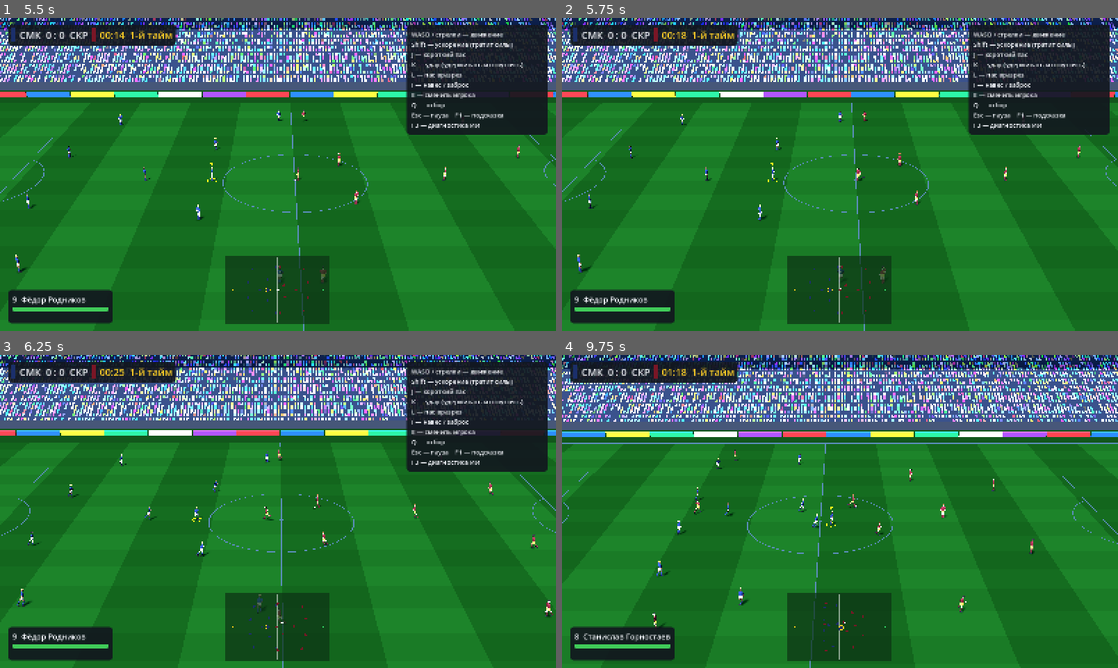
Above: before the commit, frames 1-4 (two rows, left to right).
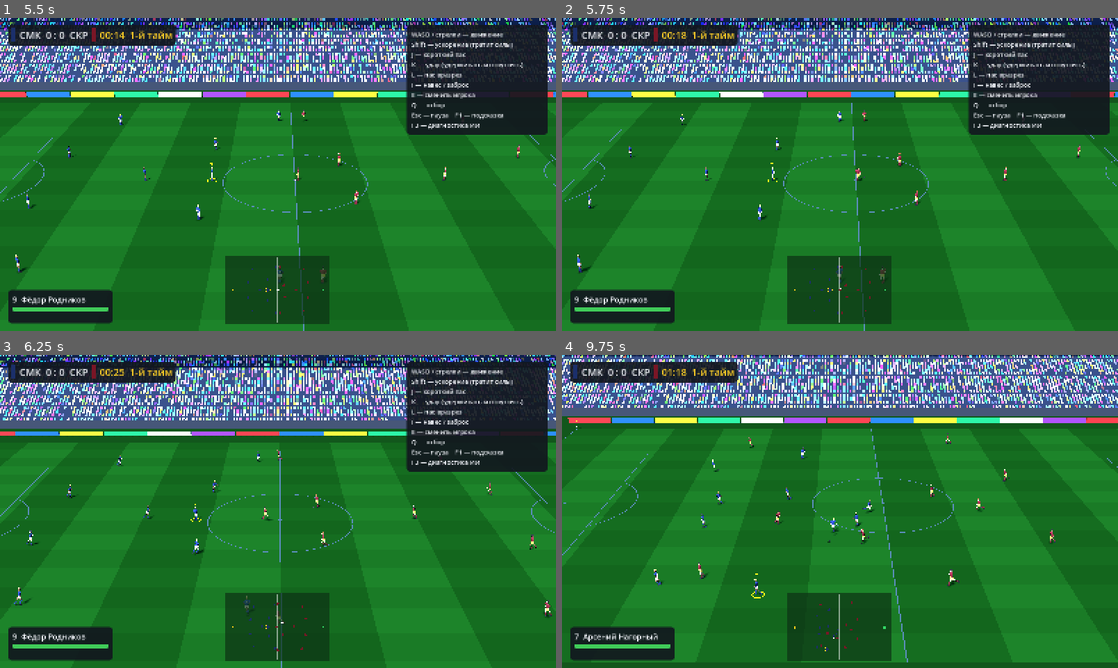
Above: after the commit, the same moments.

Repository: Vetal323232/football
Game: Godot game, scene res://scenes/main_menu.tscn
Two runs of this game, one before a commit and one after it. Both use one fixed random seed, a clock stepped at 60 frames per second and the inputs below.
Inputs (mouse positions are in pixels of both pictures, inside the frame that each line leads up to):
- Up to frame 1 (5.5 s): click "Быстрый матч" at 0.5 s; click "Начать матч" at 1.25 s; move the mouse to (400, 158) at 2.02 s; hold D (move_right) 2.03-2.75 s; hold I (lob) 2.03-2.75 s; click (400, 158) at 2.17 s; tap J (pass) at 2.3, 5.3 s; drag from (166, 190) to (250, 237) at 2.77 s; move the mouse to (333, 105) at 3.52 s; hold D (move_right) 3.53-4.25 s; hold Q (tackle) 3.53-4.25 s; tap L (through) at 3.8 s; drag from (250, 237) to (111, 127) at 4.27 s; move the mouse to (444, 221) at 5.02 s; hold A (move_left) from 5.03 s (still down); hold I (lob) from 5.03 s (still down)
- Up to frame 2 (5.75 s): keep holding A (move_left); keep holding I (lob)
- Up to frame 3 (6.25 s): release A (move_left) at 5.75 s; release I (lob) at 5.75 s; drag from (111, 464) to (194, 433) at 5.77 s
- Up to frame 4 (9.75 s): move the mouse to (867, 511) at 6.52 s; hold S (move_down) 6.53-7.25 s; hold K (shoot) 6.53-7.25 s; click (867, 511) at 6.67 s; tap L (through) at 6.8 s; drag from (756, 433) to (728, 527) at 7.27 s; move the mouse to (962, 495) at 8.02 s; hold W (move_up) 8.03-8.75 s; hold E (switch_player) 8.03-8.75 s; tap J (pass) at 8.3 s; drag from (728, 527) to (812, 574) at 8.77 s; move the mouse to (895, 442) at 9.52 s; hold S (move_down) from 9.53 s (still down); hold L (through) from 9.53 s (still down)

Frame 1 is identical in both runs. In frame 2, 0.6% of the frame differs, in the area x 0-100%, y 0-96%; in frame 3, 6.1%; in frame 4, 40%, in the area x 0-100%, y 0-100%.

Commit message:
Tune AI: pass model, shot value scale, crosses, runs, defensive reaction
Co-Authored-By: Claude Fable 5.2 <noreply@anthropic.com>
Claude-Session: https://claude.ai/code/session_01UacX8b1Wvx58s7K9kPY5Zd

Diff:
--- a/src/ai/ai_shape.gd
+++ b/src/ai/ai_shape.gd
@@ -51,8 +51,8 @@
 
 
 static func defence_line_x(b: Vector2, tac: TeamTactics) -> float:
-	var gap := clampf((b.x + Pitch.HALF_L) * 0.36, 5.0, 21.0)
-	var max_line := lerpf(-17.0, -3.0, tac.line_height)
+	var gap := clampf((b.x + Pitch.HALF_L) * 0.42, 5.0, 24.0)
+	var max_line := lerpf(-24.0, -8.0, tac.line_height)
 	return clampf(b.x - gap, -Pitch.HALF_L + 6.5, max_line)
 
 
--- a/src/ai/match_report.gd
+++ b/src/ai/match_report.gd
@@ -25,6 +25,9 @@
 var shot_dist_sum := 0.0
 var shots := 0
 var min_pair_sum := 0.0
+var loss_causes := {}
+var _last_cause := ""
+var _last_kick_label := ""
 
 
 func attach(sim_: MatchSim, verbose_ := false) -> void:
@@ -38,6 +41,7 @@
 		&"kick":
 			var k := int(data["kind"])
 			kicks_by_kind[k] = int(kicks_by_kind.get(k, 0)) + 1
+			_last_cause = ["pass", "through", "lob", "shot", "clear"][k]
 			var p: SimPlayer = sim.players[int(data["player"])]
 			if k == KickRequest.Kind.SHOT:
 				var tm := sim.teams[p.team]
@@ -60,6 +64,21 @@
 				decisions[lbl] = int(decisions.get(lbl, 0)) + 1
 		&"possession":
 			pass_chain.clear()
+			var np: SimPlayer = sim.players[int(data["player"])]
+			var loser := sim.teams[1 - np.team]
+			var lx := np.pos.x * loser.dir
+			var zone := "own3" if lx < -17.5 else ("mid3" if lx < 17.5 else "att3")
+			var key := "%s:%s" % [zone, _last_cause if _last_cause != "" else "?"]
+			loss_causes[key] = int(loss_causes.get(key, 0)) + 1
+			_last_cause = ""
+		&"tackle":
+			if data["won"]:
+				_last_cause = "tackle"
+		&"deflect":
+			if _last_cause == "":
+				_last_cause = "deflect"
+		&"save":
+			_last_cause = "save"
 		&"goal":
 			var sc := int(data["scorer"])
 			goals.append(data.duplicate())
@@ -147,5 +166,11 @@
 	out.append("  ball crowd avg %.2f max %d | swarm %.1f%% | min teammate gap avg %.1fm | thirds %2.0f/%2.0f/%2.0f%% | ping-pong %d | stalls %d" % [
 		crowd_sum / s, crowd_max, 100.0 * swarm_ticks / s, min_pair_sum / (2.0 * s), 100.0 * third_ticks[0] / s, 100.0 * third_ticks[1] / s, 100.0 * third_ticks[2] / s, ping_pong, sim.stalls])
 	out.append("  shots avg dist %.1fm, long(>28m) %d | restarts %s | max restart wait %.1fs | max keeper hold %.1fs" % [shot_dist_sum / maxf(1, shots), long_shots, str(restarts), max_restart_wait, max_keeper_hold])
+	var lc := loss_causes.keys()
+	lc.sort()
+	var lcs := PackedStringArray()
+	for k2: String in lc:
+		lcs.append("%s %d" % [k2, loss_causes[k2]])
+	out.append("  possession losses (zone of losing team : cause): %s" % ", ".join(lcs))
 	out.append("  kicks: %s | decisions T0 %s | T1 %s" % [str(decisions), str(sim.teams[0].ai.decision_counts), str(sim.teams[1].ai.decision_counts)])
 	return "\n".join(out)
--- a/src/ai/team_ai.gd
+++ b/src/ai/team_ai.gd
@@ -333,7 +333,8 @@
 	else:
 		var theirs_pass := b.in_pass and b.kicker >= 0
 		if theirs_pass:
-			if our_eta < opp_eta - 0.05 or our_eta < 0.6:
+			# Defenders need a reaction time to read an opponent's pass.
+			if now - b.kick_tick * MatchSim.DT >= tac.reaction_time and (our_eta < opp_eta - 0.05 or our_eta < 0.6):
 				chaser_id = best_id
 		else:
 			chaser_id = best_id
@@ -379,7 +380,7 @@
 	if fl.x > _progress_x + 4.0:
 		_progress_x = fl.x
 		_progress_t = now
-	impatience = clampf((now - _progress_t - 3.0) / 6.0, 0.0, 1.0)
+	impatience = clampf((now - _progress_t - 2.0) / 5.0, 0.0, 1.0)
 
 	var bs := signf(fl.y) if absf(fl.y) > 4.0 else 0.0
 	var carrier_role := -1
--- a/src/sim/game_tuning.gd
+++ b/src/sim/game_tuning.gd
@@ -57,13 +57,13 @@
 @export var kick_lock_time := 0.32
 
 @export_group("Kicking")
-@export var pass_arrive_speed := 8.5
+@export var pass_arrive_speed := 10.0
 @export var pass_speed_max := 24.0
 @export var shot_speed_min := 17.0
 @export var shot_speed_base := 26.0
 @export var shot_speed_attr := 6.0
-@export var pass_error_bad := 0.075
-@export var pass_error_good := 0.014
+@export var pass_error_bad := 0.06
+@export var pass_error_good := 0.01
 @export var shot_error_bad := 0.085
 @export var shot_error_good := 0.022
 @export var loft_error_mult := 1.5
@@ -98,7 +98,7 @@
 @export_group("AI timing")
 @export var team_update_ticks := 6
 @export var onball_decision_time := 0.15
-@export var settle_time := 0.28
+@export var settle_time := 0.2
 @export var dribble_commit_time := 0.4
 @export var press_switch_margin := 0.45
 @export var press_min_commit := 1.0
@@ -115,9 +115,9 @@
 @export var pass_margin_soft := 0.2
 @export var hold_decay := 0.012
 @export var impatience_gain := 0.03
-@export var shot_min_xg := 0.03
-@export var goal_value := 2.2
-@export var progress_bonus := 0.012
+@export var shot_min_xg := 0.025
+@export var goal_value := 2.6
+@export var progress_bonus := 0.04
 @export var through_arrive_speed := 8.0
 @export var xg_scale := 1.0
 @export var support_dist_min := 7.0
--- a/src/sim/match_sim.gd
+++ b/src/sim/match_sim.gd
@@ -440,9 +440,9 @@
 	if dead_ball or from_hands:
 		sigma *= 0.6
 	else:
-		sigma *= 1.0 + 0.5 * minf(SimQuery.pressure(self, p), 1.5)
-		sigma *= 1.0 + 0.6 * p.vel.length() / p.top_speed(tn)
-		sigma *= 1.0 + 0.9 * absf(p.facing.angle_to(k.dir)) / PI
+		sigma *= 1.0 + 0.35 * minf(SimQuery.pressure(self, p), 1.5)
+		sigma *= 1.0 + 0.35 * p.vel.length() / p.top_speed(tn)
+		sigma *= 1.0 + 0.5 * absf(p.facing.angle_to(k.dir)) / PI
 		if first_time:
 			sigma *= tn.first_time_error_mult
 	if not p.is_human:
@@ -724,6 +724,8 @@
 	var best: SimPlayer = null
 	var best_d := INF
 	var best_hands := false
+	var fresh_kick := ball.in_pass and tick - ball.kick_tick < 8 and ball.kicker >= 0
+	var kick_team := players[ball.kicker].team if ball.kicker >= 0 else -1
 	for p in players:
 		if not p.can_touch_ball() and not (p.is_keeper() and p.dive_t > 0.0):
 			continue
@@ -731,6 +733,9 @@
 			continue
 		var d := p.pos.distance_to(ball.pos)
 		if d > 2.0:
+			continue
+		# A freshly struck ball can only be blocked from in front, not grabbed from beside/behind.
+		if fresh_kick and p.team != kick_team and ball.vel.dot(p.pos - ball.pos) <= 0.0:
 			continue
 		var hands := _may_handle(p)
 		var ok := false
--- /dev/null
+++ b/tools/probe_int.gd
@@ -0,0 +1,42 @@
+extends SceneTree
+## Debug: list intercepted passes with the passer's own estimate.
+func _init() -> void:
+	var sim := MatchSim.new()
+	sim.init_match(MatchSetup.exhibition(3), load("res://data/tuning/default_tuning.tres"))
+	var last := {}
+	var n := [0]
+	sim.event.connect(func(kind: StringName, data: Dictionary) -> void:
+		if kind == &"kick":
+			var p: SimPlayer = sim.players[int(data["player"])]
+			var ag: AIAgent = sim.teams[p.team].ai.agents[p.id]
+			var opp := []
+			for id in sim.teams[1 - p.team].player_ids:
+				var o: SimPlayer = sim.players[id]
+				opp.append([id, o.pos, o.vel])
+			last.clear()
+			last.merge({"t": sim.tick, "p": p.id, "label": ag.decision_label, "from": sim.ball.pos, "target": sim.ball.kick_target, "recv": int(data["receiver"]),
+				"pp": (ag.options[0]["p"] if ag.options.size() > 0 else -1.0), "opp": opp, "vel": sim.ball.vel, "press": SimQuery.pressure(sim, p),
+				"recv_pos": sim.players[int(data["receiver"])].pos if int(data["receiver"]) >= 0 else Vector2.ZERO})
+		elif kind == &"possession" and not last.is_empty():
+			var q: SimPlayer = sim.players[int(data["player"])]
+			var kp: SimPlayer = sim.players[int(last["p"])]
+			if q.team != kp.team and n[0] < 14 and str(last["label"]).begins_with("pass"):
+				n[0] += 1
+				var seg: Vector2 = (last["target"] as Vector2) - (last["from"] as Vector2)
+				var qpos0 := Vector2.ZERO
+				var qvel0 := Vector2.ZERO
+				for e: Array in last["opp"]:
+					if e[0] == q.id:
+						qpos0 = e[1]
+						qvel0 = e[2]
+				var rel := qpos0 - (last["from"] as Vector2)
+				var dirn := seg.normalized()
+				var aim_err := rad_to_deg((last["vel"] as Vector2).angle_to(seg))
+				print("%.1fs %s by #%d p_est=%.2f dist=%.1fm aim_err=%.1f° press=%.2f | interceptor %s#%d was along=%.1f perp=%.1f vel=%.1f | took %.2fs at dist %.1f of %.1f | recv dist to target %.1f" % [
+					sim.tick / 60.0, last["label"], kp.number, last["pp"], seg.length(), aim_err, last["press"], SimPlayer.ROLE_NAMES[q.role], q.number,
+					rel.dot(dirn), absf(rel.cross(dirn)), qvel0.length(), (sim.tick - int(last["t"])) / 60.0, (q.pos - (last["from"] as Vector2)).length(), seg.length(),
+					((last["recv_pos"] as Vector2) - (last["target"] as Vector2)).length()])
+			last.clear())
+	while sim.state != MatchSim.State.FULL_TIME and n[0] < 14:
+		sim.step()
+	quit()
